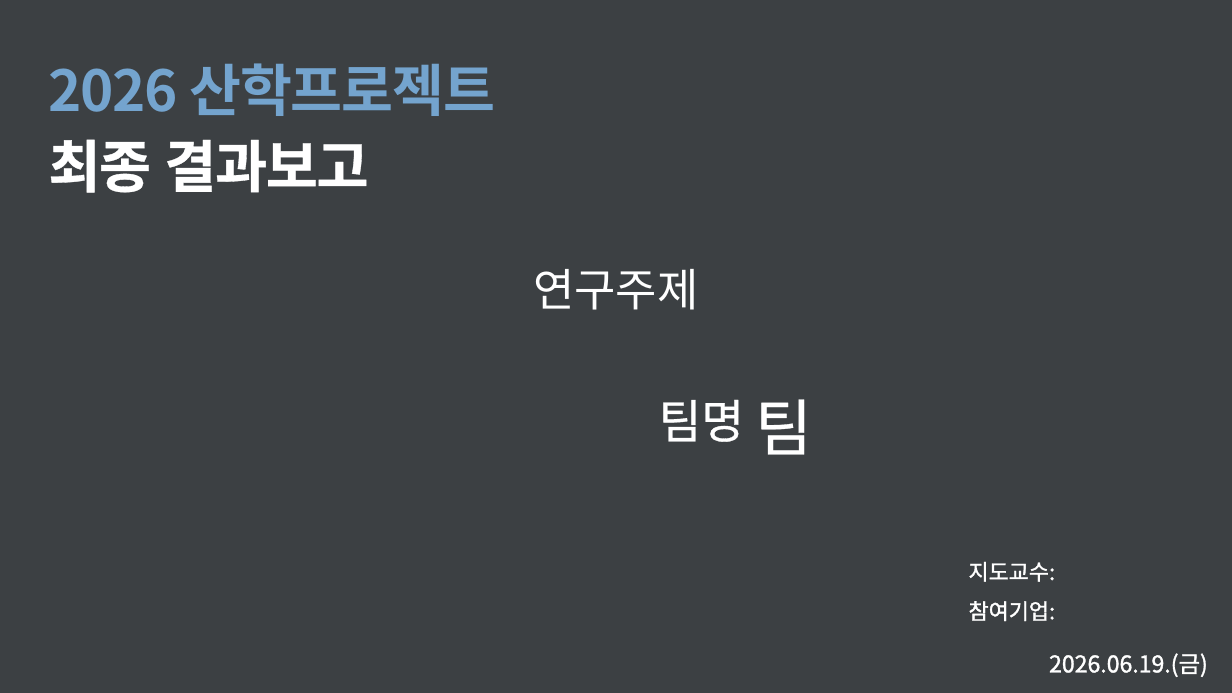
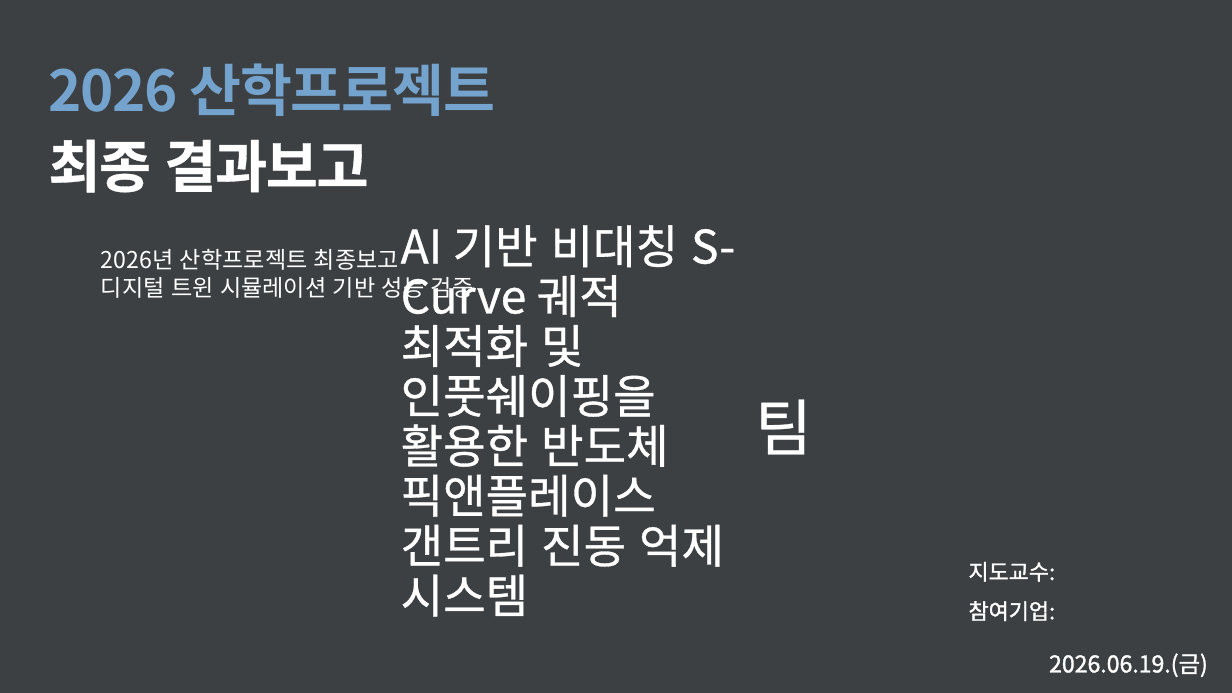
Before and after one commit to jamjambot123/PICKPLACEROBOT, a slide deck: slide 1 of [완성본] 2026년 산학프로젝트 최종보고 발표자료.pptx. Drawn at 1232x693 pixels with LibreOffice and Linux fonts; fonts in the diff are those of the drawing; background and template pictures are left out. Boxes give left, top, right and bottom in pixels: in the first picture for what was removed or moved away, otherwise in the second. Text is boxed around its words. In the diff, an @@ line names an element or a change of style, - is before the commit and + after.

```diff
--- a/[완성본] 2026년 산학프로젝트 최종보고 발표자료.pptx
+++ b/[완성본] 2026년 산학프로젝트 최종보고 발표자료.pptx
@@ title at (x1=401, y1=225, x2=735, y2=617): text changed @@
-팀명
+AI 기반 비대칭 S-Curve 궤적 최적화 및
+인풋쉐이핑을 활용한 반도체 픽앤플레이스
+갠트리 진동 억제 시스템
@@ text at (x1=101, y1=249, x2=474, y2=301): text changed; size 35 to 18 pt @@
-연구주제
+2026년 산학프로젝트 최종보고
+디지털 트윈 시뮬레이션 기반 성능 검증
```
Also in this commit, not shown: 3 other slides changed, 6 slides added, 11 slides removed, 4 other files.
